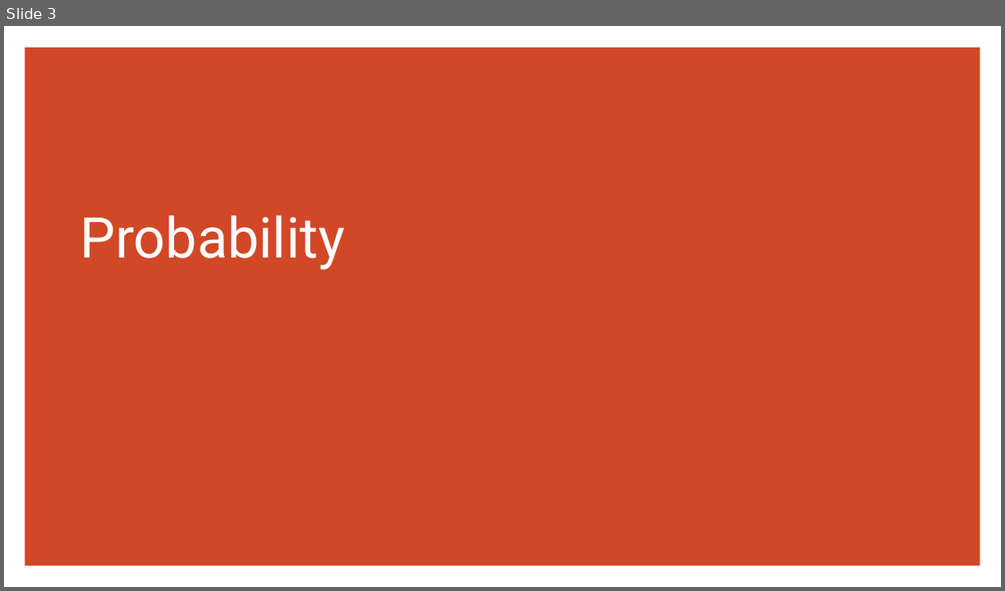
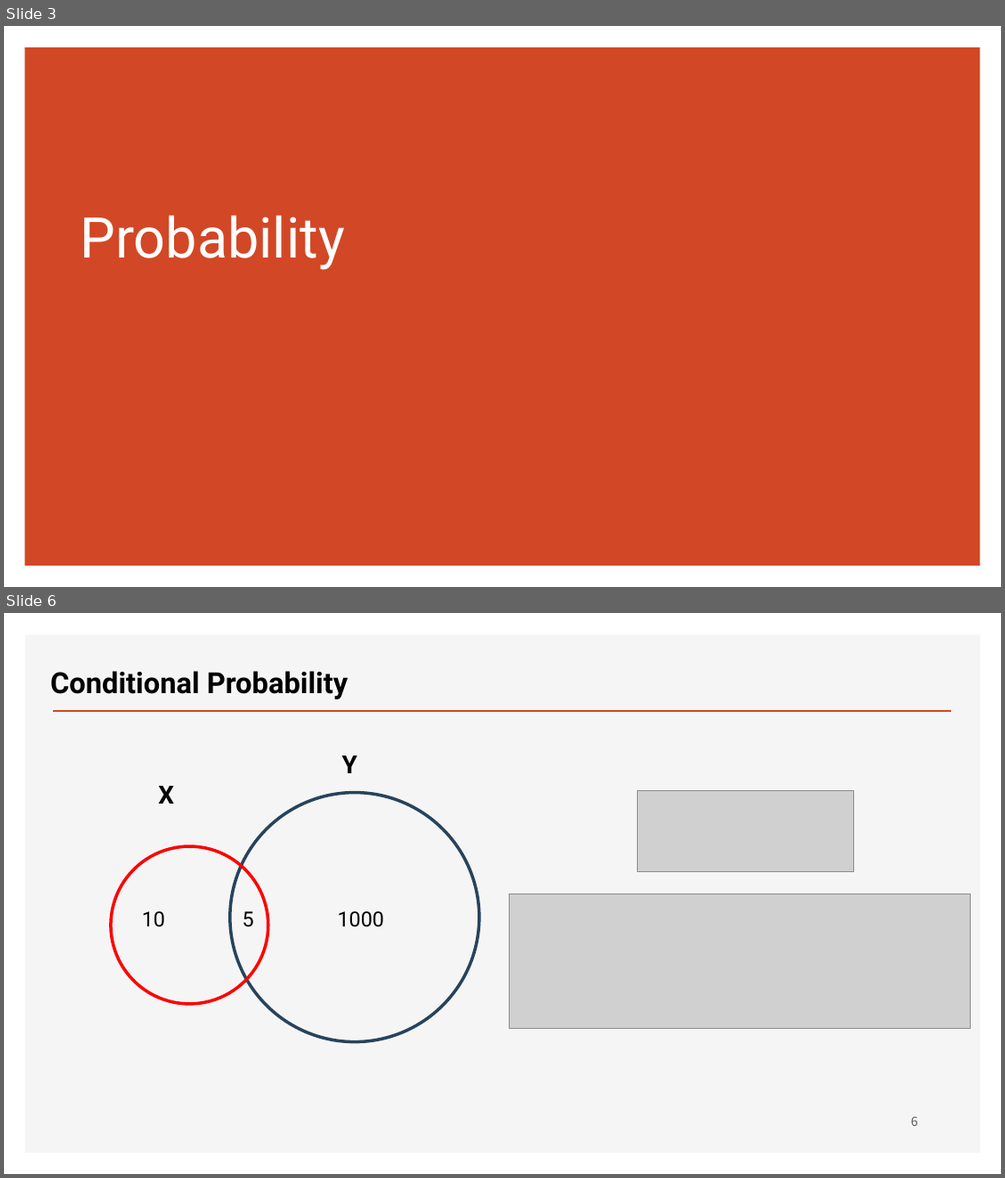
Before and after one commit to ancestor9/2026_Fall_Generative-Deep-Learning, a slide deck: Chapter 03 Variational Autoencoders.pptx. Shown one above the other, each under a label of ours: slide 3 before the commit, slides 3 and 6 after it; the slides between them are not shown. The pictures are 1005x591 and 1005x1178 pixels, drawn with LibreOffice and Linux fonts; fonts in the diff are those of the drawing; grey boxes stand for pictures; background and template pictures are left out. Boxes give left, top, right and bottom in pixels: in the first picture for what was removed or moved away, otherwise in the second. Text is boxed around its words. In the diff, an @@ line names an element or a change of style, - is before the commit and + after.

```diff
--- a/Chapter 03 Variational Autoencoders.pptx
+++ b/Chapter 03 Variational Autoencoders.pptx
@@ slide 6 added at [4, 613, 1001, 1174], background #FFFFFF @@
@@ rectangle added at [25, 634, 980, 1153], fill #F5F5F5 @@
@@ text added at [50, 671, 348, 699], 28 pt, text #000000, bold @@
+Conditional Probability
@@ line added from (53, 711) to (952, 711), #D24726 2 pt @@
@@ text added at [342, 755, 357, 773], 24 pt, text #000000, bold @@
+Y
@@ text added at [158, 786, 174, 803], 24 pt, text #000000, bold @@
+X
@@ ellipse added at [230, 793, 479, 1041], outline #28445D 3 pt @@
@@ picture added at [638, 791, 853, 873] @@
@@ ellipse added at [111, 846, 268, 1004], outline #FF0000 3 pt @@
@@ picture added at [509, 893, 970, 1029] @@
@@ text added at [142, 911, 165, 927], 20 pt, text #000000 @@
+10
@@ text added at [243, 911, 254, 927], 20 pt, text #000000 @@
+5
@@ text added at [338, 911, 384, 927], 20 pt, text #000000 @@
+1000
@@ page number added at [911, 1116, 918, 1126], 12 pt, text #595959 @@
+6
```
Also in this commit, not shown: 3 other slides added.
